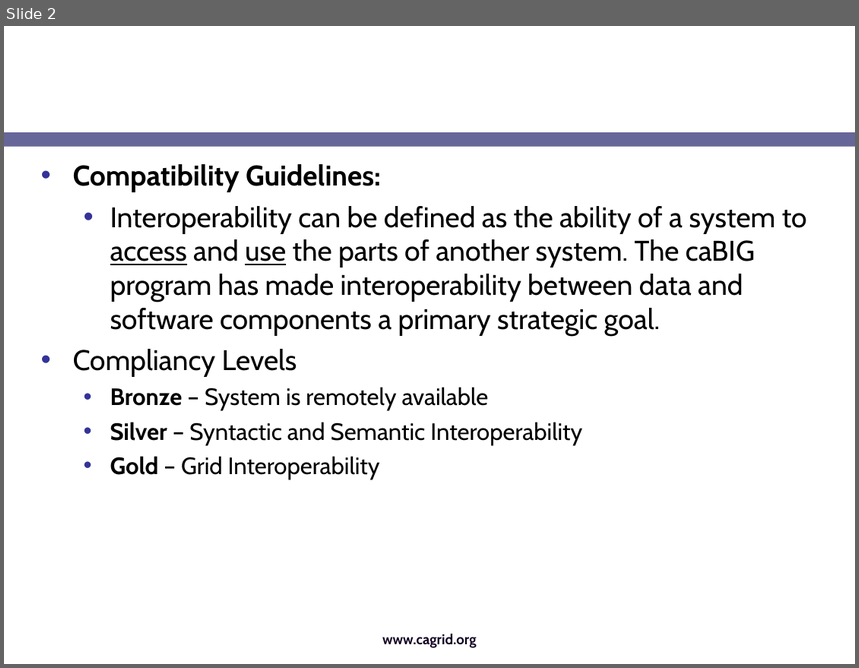
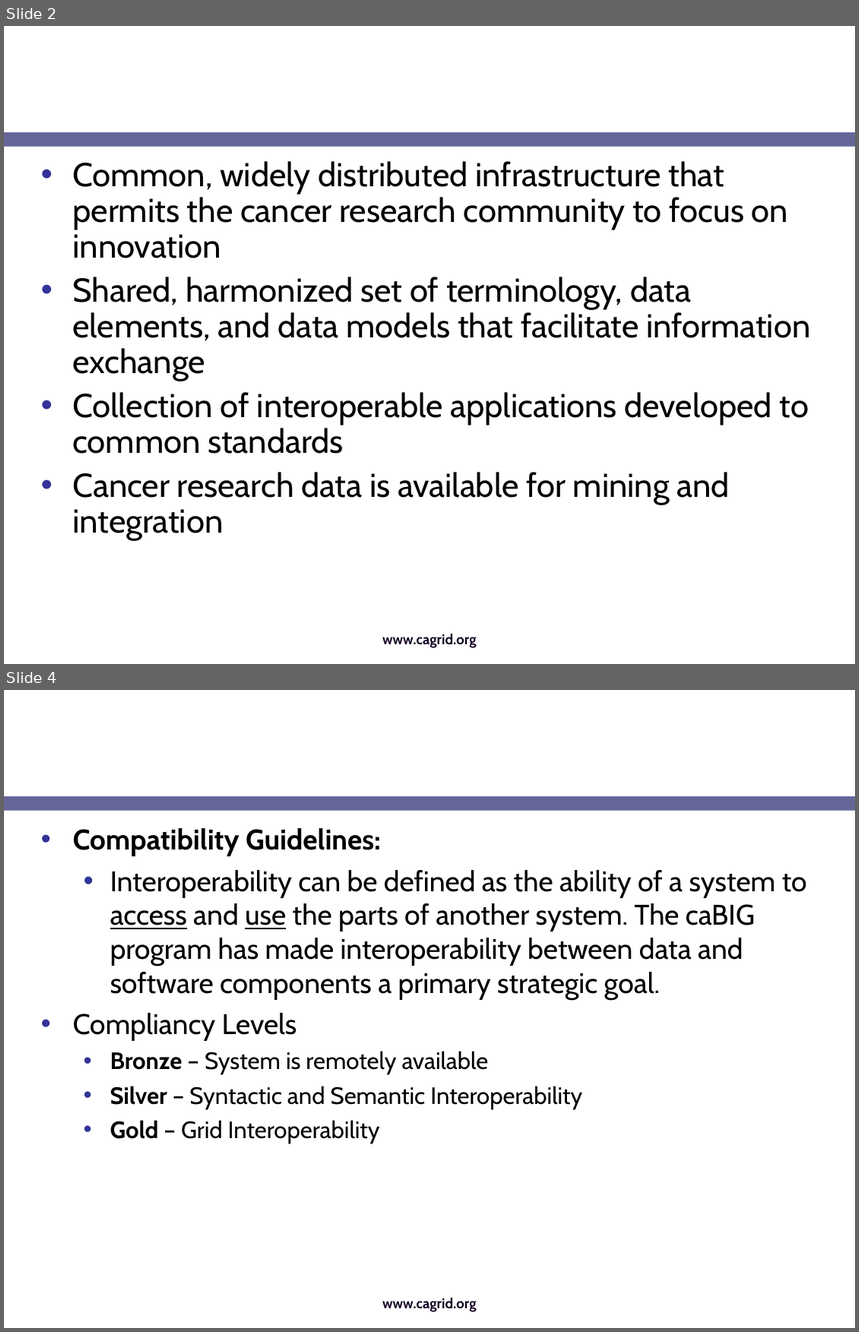
Before and after one commit to NCIP/cagrid-portal, a slide deck: cagrid-1-0/Documentation/presentations/caGrid-amia-spring-2007.ppt. Shown one above the other, each under a label of ours: slide 2 before the commit, slides 2 and 4 after it; the slides between them are not shown. The pictures are 859x668 and 859x1332 pixels, drawn with LibreOffice and Linux fonts; fonts in the diff are those of the drawing; background and template pictures are left out. Boxes give left, top, right and bottom in pixels: in the first picture for what was removed or moved away, otherwise in the second. Text is boxed around its words. In the diff, an @@ line names an element or a change of style, - is before the commit and + after.

```diff
--- a/cagrid-1-0/Documentation/presentations/caGrid-amia-spring-2007.ppt
+++ b/cagrid-1-0/Documentation/presentations/caGrid-amia-spring-2007.ppt
@@ slide 2 added at (4, 26, 855, 664), background picture (left out); not listed: 2 template elements that a slide beside it also shows @@
@@ title added at (32, 26, 671, 126), 24 pt, text #FFFFFF, bold @@
+caBIG Overview
@@ text added at (73, 161, 810, 541), 28 pt, text #000000 @@
+• Common, widely distributed infrastructure that permits the cancer research community to focus on innovation
+• Shared, harmonized set of terminology, data elements, and data models that facilitate information exchange
+• Collection of interoperable applications developed to common standards
+• Cancer research data is available for mining and integration
@@ what was slide 2 is now slide 4 @@
```
Also in this commit, not shown: 1 slide changed, 3 other slides added, 3 slides removed.
